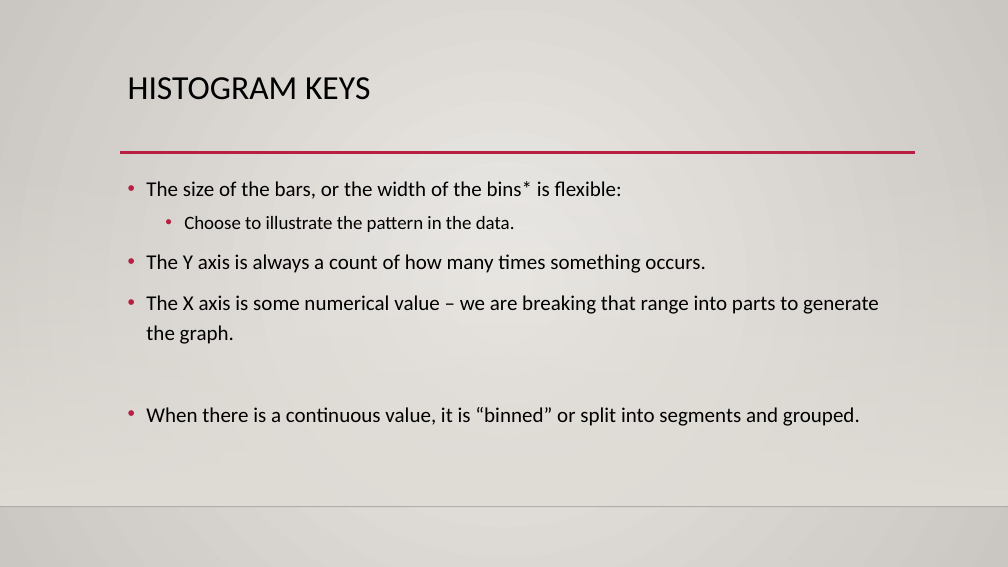
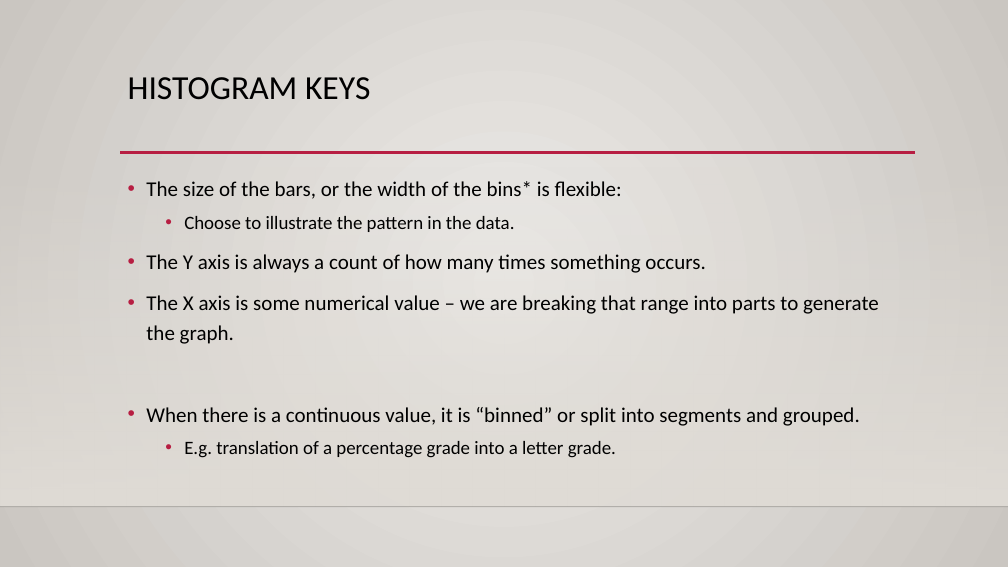
Before and after one commit to SedemSetor/Basic_Stats_in_Python_Student_Repository, a slide deck: slide 8 of reference_material/slides/003_Distribution_Basics.pptx. Drawn at 1008x567 pixels with LibreOffice and Linux fonts; fonts in the diff are those of the drawing; background and template pictures are left out. Boxes give left, top, right and bottom in pixels: in the first picture for what was removed or moved away, otherwise in the second. Text is boxed around its words. In the diff, an @@ line names an element or a change of style, - is before the commit and + after.

```diff
--- a/reference_material/slides/003_Distribution_Basics.pptx
+++ b/reference_material/slides/003_Distribution_Basics.pptx
@@ text at (184,441,616,458): paragraph added @@
+  • E.g. translation of a percentage grade into a letter grade.
```
Also in this commit, not shown: 3 other slides changed, 4 other files.
